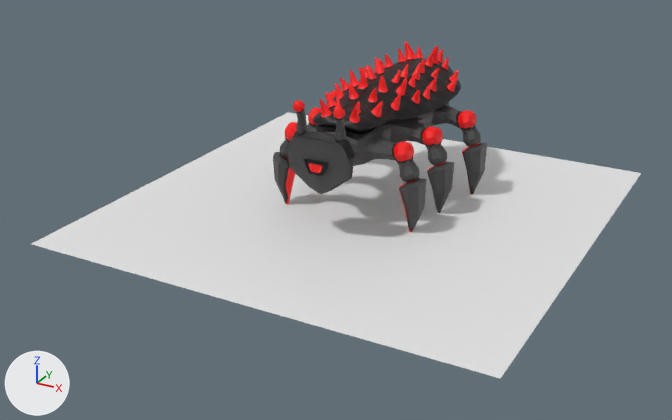
Renders of the Blender file Models/Firewall.blend from each side of a commit.
Camera for both pictures: a camera (50 mm lens) standing at (20.2, -39.5, 19.2) and looking at (-0.9, -1.2, 0.0). Every picture has the same lights, and +X, +Y and +Z are marked at lower left.

In view in the first picture: 'FireWall', 'Plane', 'Shell'.
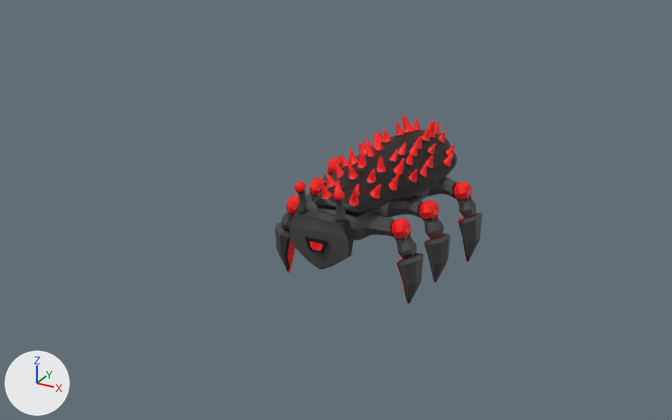
Boxes (x1, y1, x2, y2) around the edits, measured in the pictures (672 x 420 px):
'Plane', deleted
    before: (32, 112, 641, 379)
'FireWall', moved
    before: (273, 90, 487, 232)
    after: (275, 157, 482, 304)
'Shell', moved
    before: (313, 42, 461, 132)
    after: (314, 115, 457, 215)

Patch to the scene script:
```diff
--- a/Models/Firewall.blend.py
+++ b/Models/Firewall.blend.py
@@ ob_firewall @@
 ob_firewall = bpy.data.objects.new('FireWall', me_cube_003)
-ob_firewall.location = (0.0, 0.0, 3.98)
+ob_firewall.location = (0.0, 0.0, 0.0)
@@ ob_shell @@
 ob_shell = bpy.data.objects.new('Shell', me_mesh)
-ob_shell.location = (0.0, -2.2, 5.68)
+ob_shell.location = (0.0, -2.2, 1.45)
 ob_shell.rotation_euler = (0.258, 0.0, 0.0)  # degrees (15, 0, 0)
@@ ob_plane @@
-ob_plane = bpy.data.objects.new('Plane', me_plane)
-ob_plane.location = (0.0, 0.0, 0.0)
-ob_plane.scale = (11.6, 11.6, 11.6)
```
